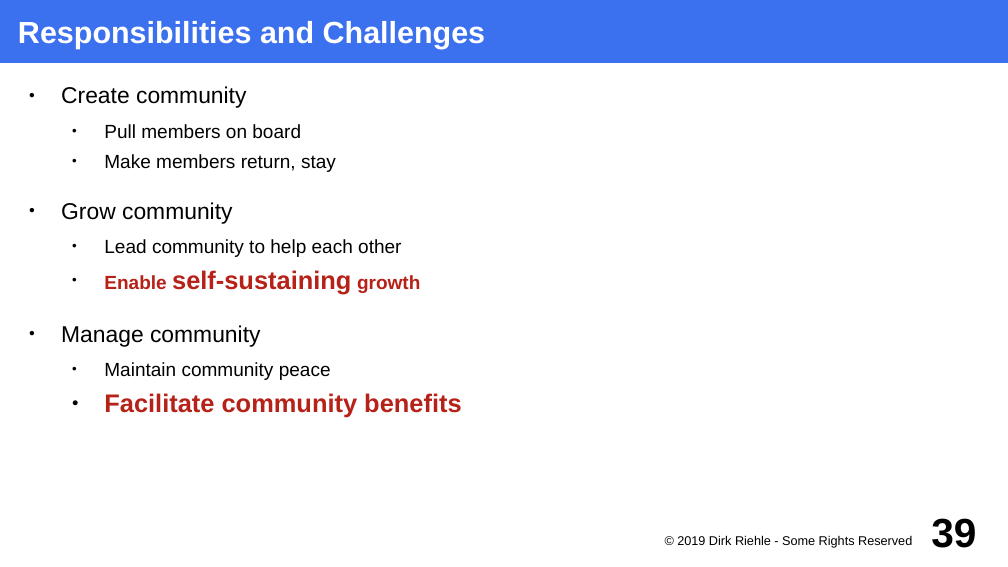
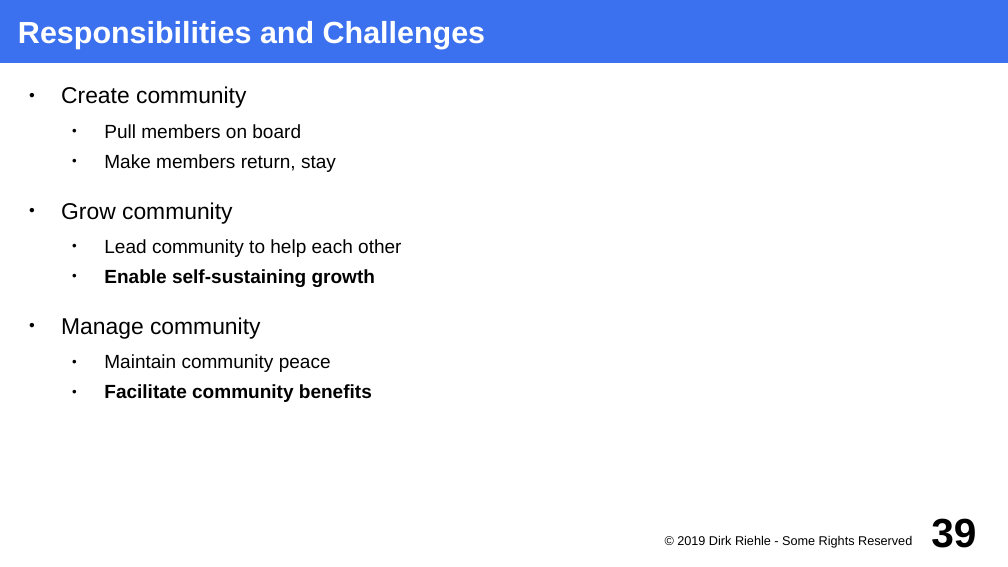
Before and after one commit to dirkriehle/foss-course, a slide deck: slide 39 of Lecture slides/FOSS C06 - Single-Vendor Firms.odp. Drawn at 1008x567 pixels with LibreOffice and Linux fonts; fonts in the diff are those of the drawing. Boxes give left, top, right and bottom in pixels: in the first picture for what was removed or moved away, otherwise in the second. Text is boxed around its words. In the diff, an @@ line names an element or a change of style, - is before the commit and + after.

```diff
--- a/Lecture slides/FOSS C06 - Single-Vendor Firms.odp
+++ b/Lecture slides/FOSS C06 - Single-Vendor Firms.odp
@@ text at <box>104,269,375,402</box>: size 20 to 15 pt in "self-sustaining", "Facilitate community benefits"; text colour #B62118 to #000000 in "Enable self-sustaining growth", "Facilitate community benefits" @@
```
Also in this commit, not shown: 1 other file.
